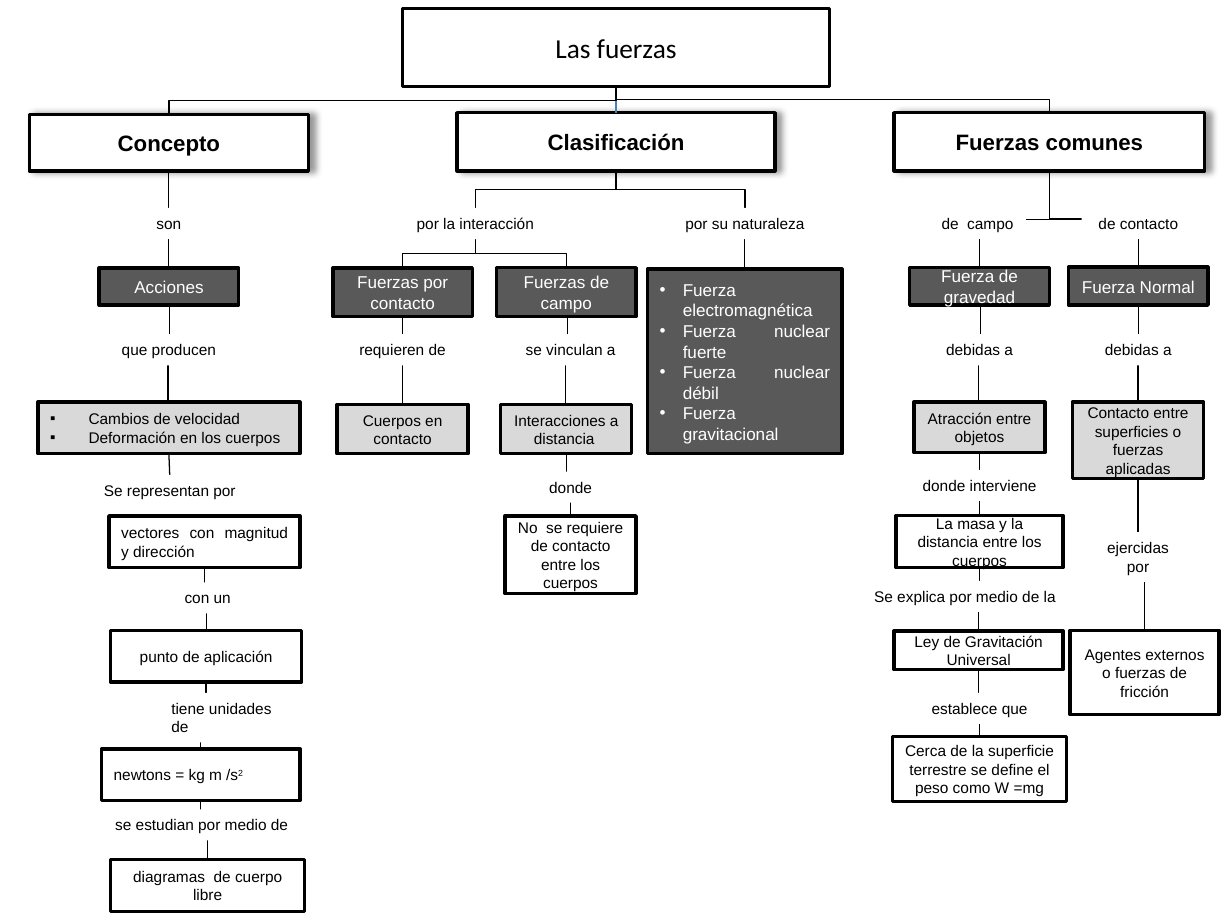
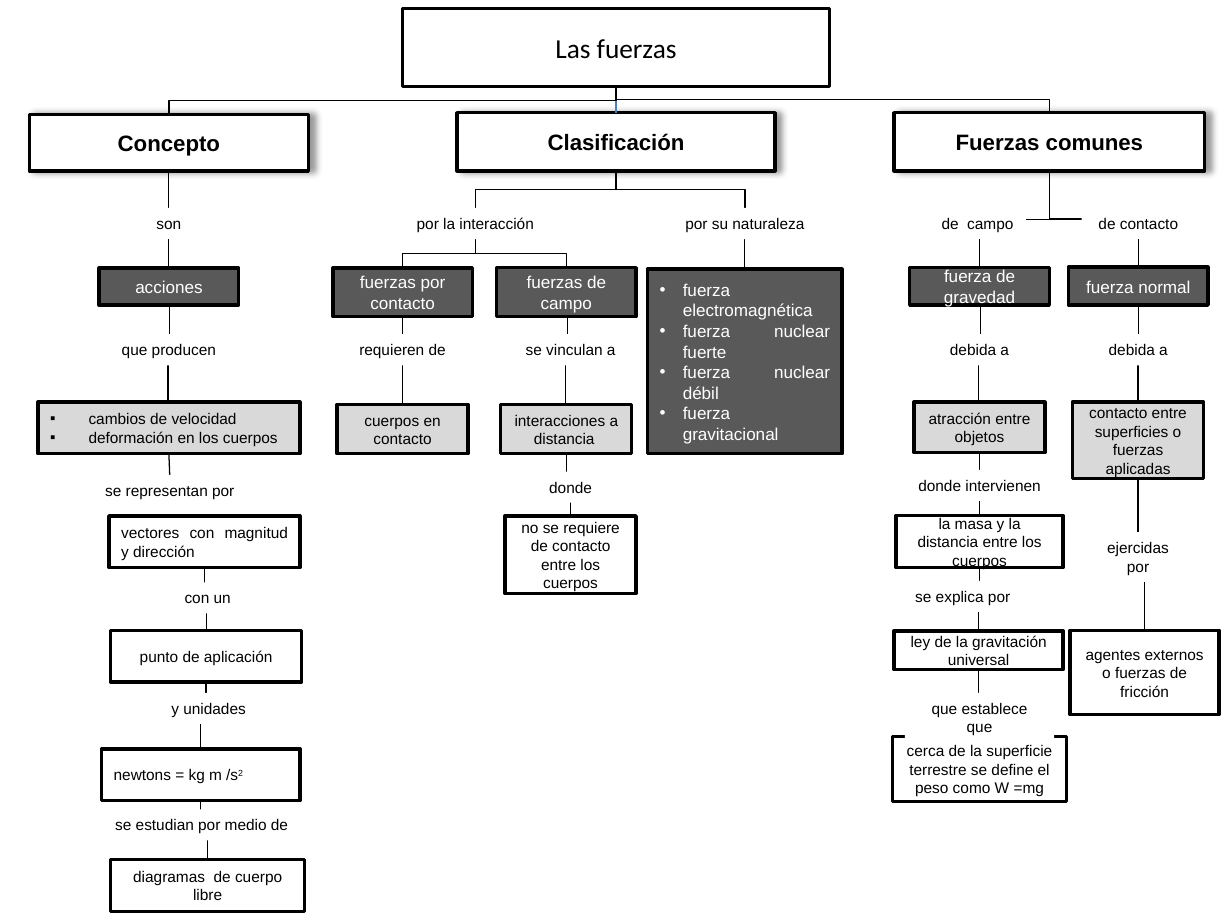
Before and after one commit to AulaPlanetaColombia/CienciasNaturales, a slide deck: slide 1 of fuentes/contenidos/grado10/guion04/CN_10_04_CO.pptx. Drawn at 1232x924 pixels with LibreOffice and Linux fonts; fonts in the diff are those of the drawing. Boxes give left, top, right and bottom in pixels: in the first picture for what was removed or moved away, otherwise in the second. Text is boxed around its words. In the diff, an @@ line names an element or a change of style, - is before the commit and + after.

```diff
--- a/fuentes/contenidos/grado10/guion04/CN_10_04_CO.pptx
+++ b/fuentes/contenidos/grado10/guion04/CN_10_04_CO.pptx
@@ text in rectangle at [944,268,1015,307]: text changed @@
-Fuerza de gravedad
+fuerza de gravedad
@@ text in rectangle at [135,280,202,293]: text changed @@
-Acciones
+acciones
@@ text in rectangle at [360,275,446,309]: text changed @@
-Fuerzas por contacto
+fuerzas por contacto
@@ text in rectangle at [527,275,606,313]: text changed @@
-Fuerzas de campo
+fuerzas de campo
@@ text in rectangle at [683,283,830,444]: text changed @@
-• Fuerza electromagnética
-• Fuerza nuclear fuerte
-• Fuerza nuclear débil
-• Fuerza gravitacional
+• fuerza electromagnética
+• fuerza nuclear fuerte
+• fuerza nuclear débil
+• fuerza gravitacional
@@ text in rectangle at [1086,280,1190,293]: text changed @@
-Fuerza Normal
+fuerza normal
@@ text at [950,343,1009,355]: text changed @@
-debidas a
+debida a
@@ text at [1109,343,1168,355]: text changed @@
-debidas a
+debida a
@@ text in rectangle at [89,412,278,446]: text changed @@
-▪ Cambios de velocidad
-▪ Deformación en los cuerpos
+▪ cambios de velocidad
+▪ deformación en los cuerpos
@@ text in rectangle at [364,417,441,444]: text changed @@
-Cuerpos en contacto
+cuerpos en contacto
@@ text in rectangle at [515,415,619,444]: text changed @@
-Interacciones a distancia
+interacciones a distancia
@@ text in rectangle at [929,412,1030,445]: text changed @@
-Atracción entre objetos
+atracción entre objetos
@@ text in rectangle at [1089,408,1187,477]: text changed @@
-Contacto entre superficies o fuerzas aplicadas
+contacto entre superficies o fuerzas aplicadas
@@ text at [918,479,1040,491]: text changed @@
-donde interviene
+donde intervienen
@@ text at [105,486,234,499]: text changed @@
-Se representan por
+se representan por
@@ text in rectangle at [521,521,620,592]: text changed @@
-No se requiere de contacto entre los cuerpos
+no se requiere de contacto entre los cuerpos
@@ text in rectangle at [918,516,1042,569]: text changed @@
-La masa y la distancia entre los cuerpos
+la masa y la distancia entre los cuerpos
@@ text at [915,590,1010,605]: text changed @@
-Se explica por medio de la
+se explica por
@@ text in rectangle at [911,635,1046,669]: text changed @@
-Ley de Gravitación Universal
+ley de la gravitación universal
@@ text in rectangle at [1086,650,1204,697]: text changed @@
-Agentes externos o fuerzas de fricción
+agentes externos o fuerzas de fricción
@@ text at [171,702,245,717]: text changed @@
-tiene unidades de
+y unidades
@@ text at [932,702,1028,736]: text changed @@
-establece que
+que establece que
@@ text in rectangle at [907,744,1052,797]: text changed @@
-Cerca de la superficie terrestre se define el peso como W =mg
+cerca de la superficie terrestre se define el peso como W =mg
```
Also in this commit, not shown: 1 other file.
